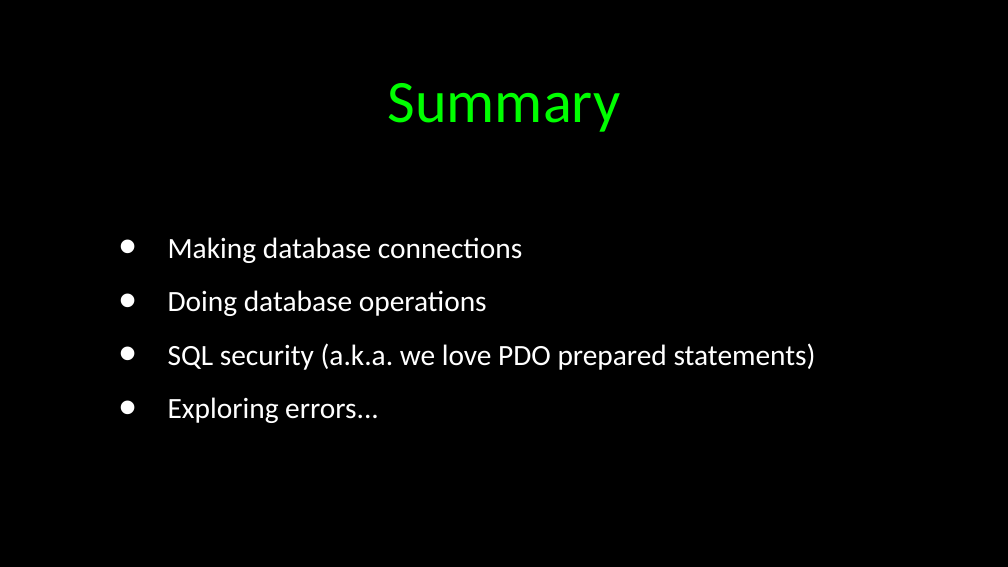
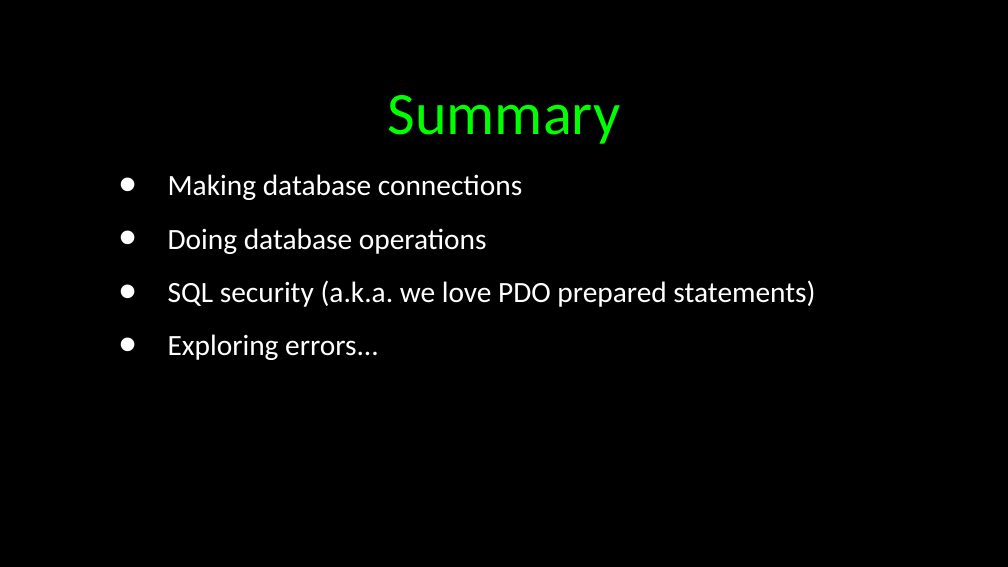
Before and after one commit to csev/wa4e, a slide deck: slide 48 of lectures/PHP-06-MySQL-PDO.ppt. Drawn at 1008x567 pixels with LibreOffice and Linux fonts; fonts in the diff are those of the drawing. Boxes give left, top, right and bottom in pixels: in the first picture for what was removed or moved away, otherwise in the second. Text is boxed around its words. In the diff, an @@ line names an element or a change of style, - is before the commit and + after.

```diff
--- a/lectures/PHP-06-MySQL-PDO.ppt
+++ b/lectures/PHP-06-MySQL-PDO.ppt
@@ title "Summary": place and size @@
-title "Summary" at (388, 83, 621, 132)
+title "Summary" at (388, 95, 621, 144)
@@ text "Making database connections" at (168, 174, 815, 360): vertical alignment middle to top @@
```
Also in this commit, not shown: 47 other slides changed, 1 slide added, 1 slide removed, 2 other files.
